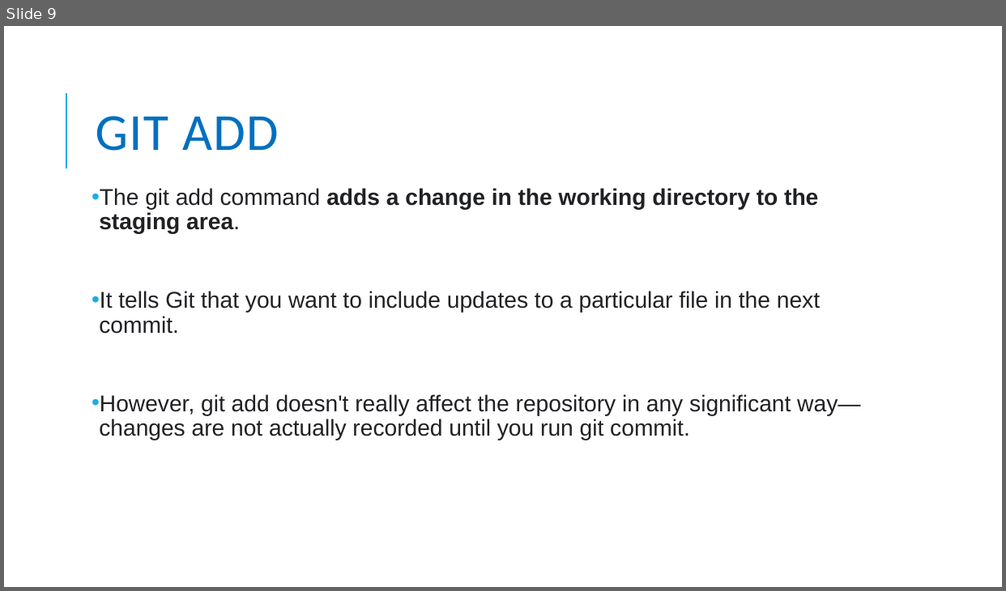
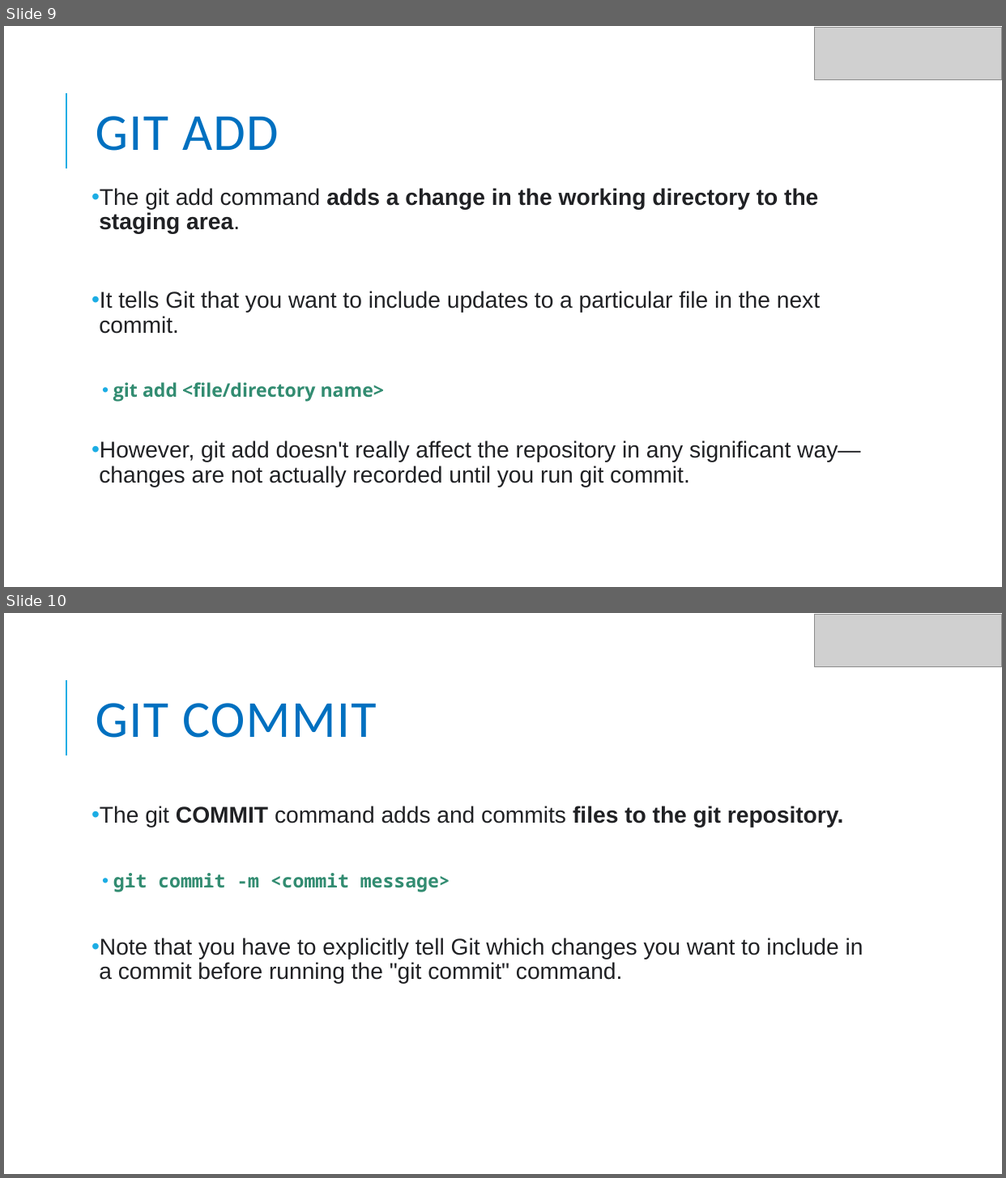
Before and after one commit to JiveshSarkar/DemoRepo, a slide deck: Presentation/Introduction to GIT.pptx. Shown one above the other, each under a label of ours: slide 9 before the commit, slides 9 and 10 after it. The pictures are 1006x591 and 1006x1178 pixels, drawn with LibreOffice and Linux fonts; fonts in the diff are those of the drawing; grey boxes stand for pictures. Boxes give left, top, right and bottom in pixels: in the first picture for what was removed or moved away, otherwise in the second. Text is boxed around its words. In the diff, an @@ line names an element or a change of style, - is before the commit and + after.

```diff
--- a/Presentation/Introduction to GIT.pptx
+++ b/Presentation/Introduction to GIT.pptx
@@ slide 10 added at [4, 613, 1002, 1174], background #FFFFFF; not listed: 1 template element that a slide beside it also shows @@
@@ picture added at [815, 614, 1002, 667] @@
@@ title added at [96, 703, 376, 738], 50 pt, text #0070C0 @@
+GIT COMMIT
@@ text added at [91, 806, 863, 984], 22 pt, text #202124 @@
+• The git COMMIT command adds and commits files to the git repository.
+  • git commit -m <commit message>
+• Note that you have to explicitly tell Git which changes you want to include in a commit before running the "git commit" command.
@@ slide 9 changed as well @@
@@ picture added at [815, 27, 1002, 80] @@
@@ text at [113, 382, 385, 402]: paragraph added @@
+  • git add <file/directory name>
```
Also in this commit, not shown: 10 other slides changed, 1 other slide added, 1 slide removed.
